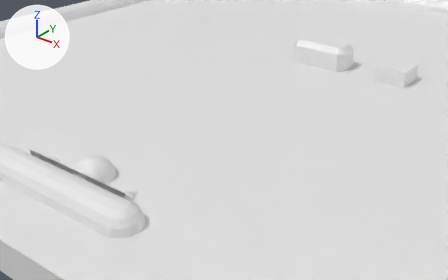
The Blender file assets_src/blend/scene_models_2.blend, before and after one commit.
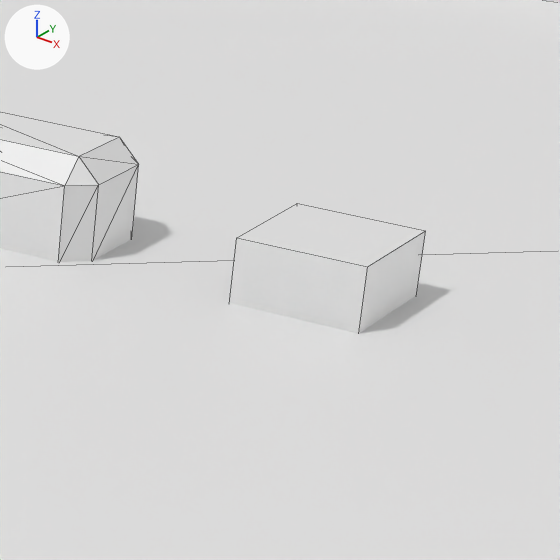
Each version is shown from a 50 mm lens placed at (1.035, -1.85, 0.712), pointed at (-0.108, -0.421, -0.174), then close up on the part from 72% to 100% of the width and 5% to 49% of the height. Arrows for +X, +Y and +Z are at upper left; the lights stay in place. The close-ups show mesh edges as thin lines.

The first close-up shows 'entity_background', 'entity_brick', 'entity_powerup'.
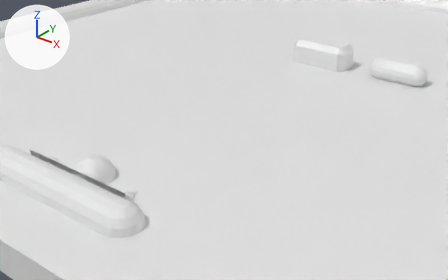
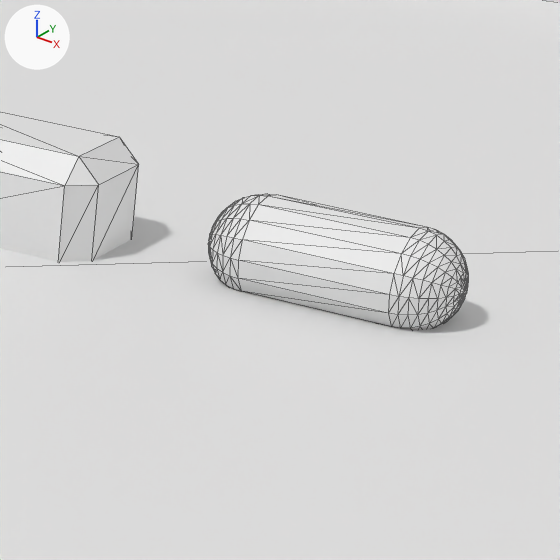
Commit message: Change powerup model

What changed in the scene script:
```text
Change me_cube_002:
    used by ob_entity_powerup; location = (0.273, 0.0, 0.0)
    remove me_cube_002.from_pydata(...)  # 8 vertices, 6 faces; spans x -0.05..0.05, y -0.05..0.05, z -0.05..0.05
    add me_cube_002.from_pydata(...)  # 290 vertices, 576 faces; spans x -0.0969..0.0969, y -0.0388..0.0388, z -0.0388..0.0388
    me_cube_002 part 1: 8 vertices removed from x -0.05..0.05, y -0.05..0.05, z -0.05..0.05; 290 vertices added at x -0.0969..0.0969, y -0.0388..0.0388, z -0.0388..0.0388
Change ob_entity_powerup:
    ob_entity_powerup.location: (0.273, 0.0, 0.0) -> (0.2771, 0.0045, 0.0277)
```

Pixel boxes [x1, y1, x2, y2] of what changed, in the close-ups (560 x 560 px):
'entity_powerup', reshaped, moved: before [229, 203, 425, 334]; after [208, 194, 469, 329]
